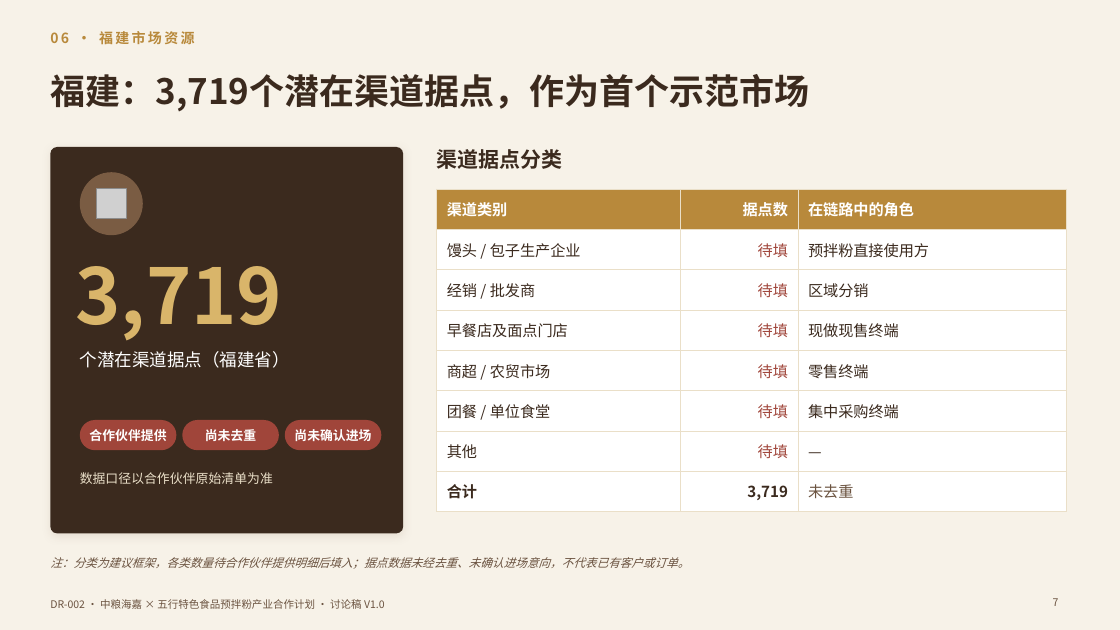
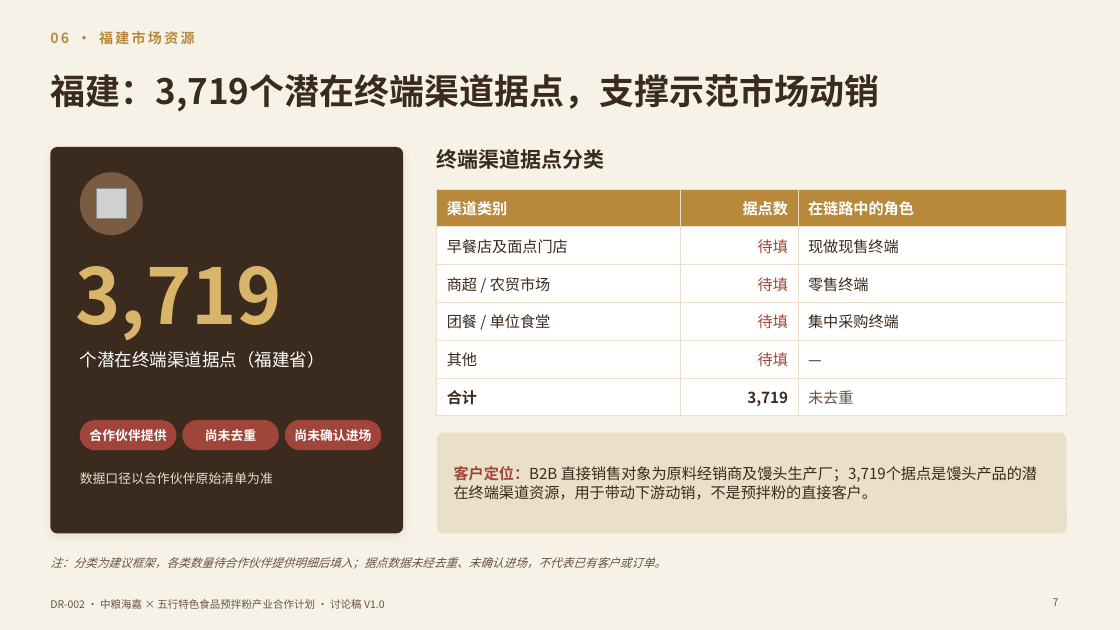
Before and after one commit to yes039/yes039, a slide deck: slide 7 of DR-002/DR-002_中粮海嘉五行预拌粉合作计划_V1.0.pptx. Drawn at 1120x630 pixels with LibreOffice and Linux fonts; fonts in the diff are those of the drawing; grey boxes stand for pictures. Boxes give left, top, right and bottom in pixels: in the first picture for what was removed or moved away, otherwise in the second. Text is boxed around its words. In the diff, an @@ line names an element or a change of style, - is before the commit and + after.

```diff
--- a/DR-002/DR-002_中粮海嘉五行预拌粉合作计划_V1.0.pptx
+++ b/DR-002/DR-002_中粮海嘉五行预拌粉合作计划_V1.0.pptx
@@ title at box(50, 74, 879, 112): text changed @@
-福建：3,719个潜在渠道据点，作为首个示范市场
+福建：3,719个潜在终端渠道据点，支撑示范市场动销
@@ text at box(437, 149, 605, 169): text changed @@
-渠道据点分类
+终端渠道据点分类
@@ table at box(437, 189, 1067, 410) @@
-row 2: 馒头 / 包子生产企业 | 待填 | 预拌粉直接使用方
-row 3: 经销 / 批发商 | 待填 | 区域分销
@@ text at box(80, 351, 325, 368): text changed @@
-个潜在渠道据点（福建省）
+个潜在终端渠道据点（福建省）
@@ rounded rectangle added at box(437, 433, 1067, 534), fill #EADFC8 @@
@@ text added at box(454, 466, 1037, 500), 13 pt, text #3B2A1E @@
+客户定位：B2B 直接销售对象为原料经销商及馒头生产厂；3,719个据点是馒头产品的潜在终端渠道资源，用于带动下游动销，不是预拌粉的直接客户。
@@ text at box(50, 557, 666, 569): text changed @@
-注：分类为建议框架，各类数量待合作伙伴提供明细后填入；据点数据未经去重、未确认进场意向，不代表已有客户或订单。
+注：分类为建议框架，各类数量待合作伙伴提供明细后填入；据点数据未经去重、未确认进场，不代表已有客户或订单。
```
Also in this commit, not shown: 9 other slides changed, 3 other files.
